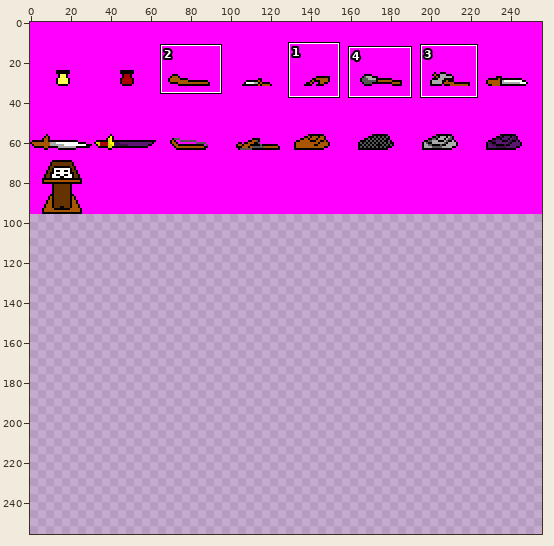
Two states of a sprite sheet, web/img/texItems.png. Above: a wide view before the commit, with the close-up outlined.
Close-up. Earlier state:
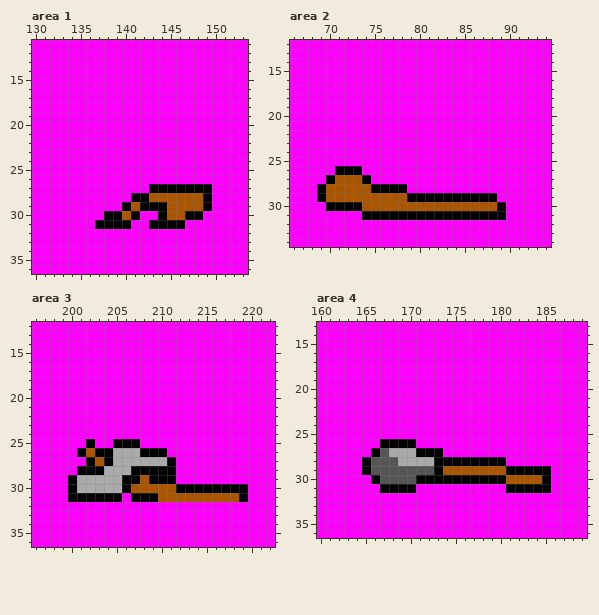
The file is 256x256 pixels. Colours within 5 levels of each other are drawn and written as one. Shown: area 1: x 130..153, y 11..36; area 2: x 66..94, y 12..34; area 3: x 196..222, y 12..36; area 4: x 160..189, y 13..36. The commit also changed other parts of the picture, which this record leaves out.
After the commit:
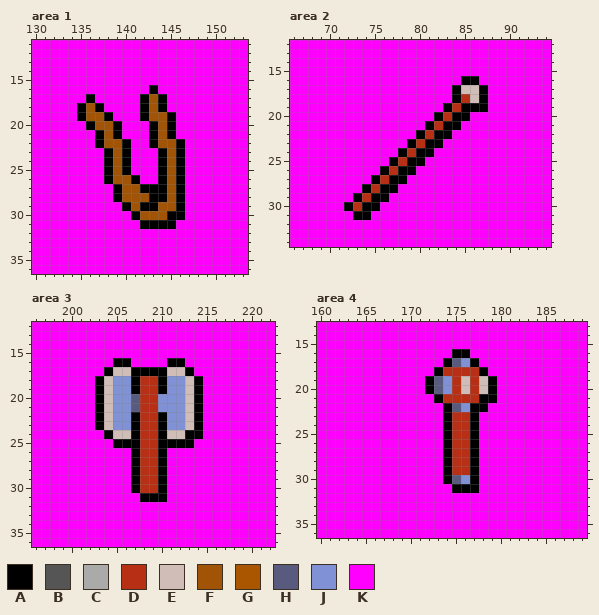
Palette (. is transparent): A #000000  B #555555  C #aaaaaa  D #b73016  E #d0bdb7  F #a25406  G #aa5500  H #585b7e  J #8091d5  K #ff00ff
Difference:
--- area 1
@@ x 130..153 @@
 15 KKKKKKKKKKKKKKKKKKKKKKKK
-16 KKKKKKKKKKKKKKKKKKKKKKKK
-17 KKKKKKKKKKKKKKKKKKKKKKKK
-18 KKKKKKKKKKKKKKKKKKKKKKKK
-19 KKKKKKKKKKKKKKKKKKKKKKKK
-20 KKKKKKKKKKKKKKKKKKKKKKKK
-21 KKKKKKKKKKKKKKKKKKKKKKKK
-22 KKKKKKKKKKKKKKKKKKKKKKKK
-23 KKKKKKKKKKKKKKKKKKKKKKKK
-24 KKKKKKKKKKKKKKKKKKKKKKKK
-25 KKKKKKKKKKKKKKKKKKKKKKKK
-26 KKKKKKKKKKKKKKKKKKKKKKKK
-27 KKKKKKKKKKKKKAAAAAAAKKKK
-28 KKKKKKKKKKKAAGGGGGGAKKKK
-29 KKKKKKKKKKAGAAAGGGGAKKKK
-30 KKKKKKKKAAGAKKAGGAAKKKKK
-31 KKKKKKKAAAAKKAAAAKKKKKKK
+16 KKKKKKKKKKKKKAKKKKKKKKKK
+17 KKKKKKAKKKKKAFAKKKKKKKKK
+18 KKKKKAFAKKKKAFAKKKKKKKKK
+19 KKKKKAFFAKKKAFFAKKKKKKKK
+20 KKKKKKAFFAKKKAFAKKKKKKKK
+21 KKKKKKKAFAKKKAFAKKKKKKKK
+22 KKKKKKKAFFAKKAFFAKKKKKKK
+23 KKKKKKKKAFAKKKAFAKKKKKKK
+24 KKKKKKKKAFAKKKAFAKKKKKKK
+25 KKKKKKKKAFAKKKAFAKKKKKKK
+26 KKKKKKKKAFFAKKAFAKKKKKKK
+27 KKKKKKKKKAFFAAAFAKKKKKKK
+28 KKKKKKKKKAFFFAAFAKKKKKKK
+29 KKKKKKKKKKAFAAFFAKKKKKKK
+30 KKKKKKKKKKKAFFFAAKKKKKKK
+31 KKKKKKKKKKKKAAAAKKKKKKKK
 32 KKKKKKKKKKKKKKKKKKKKKKKK
--- area 2
@@ x 66..94 @@
 15 KKKKKKKKKKKKKKKKKKKKKKKKKKKKK
-16 KKKKKKKKKKKKKKKKKKKKKKKKKKKKK
-17 KKKKKKKKKKKKKKKKKKKKKKKKKKKKK
-18 KKKKKKKKKKKKKKKKKKKKKKKKKKKKK
-19 KKKKKKKKKKKKKKKKKKKKKKKKKKKKK
-20 KKKKKKKKKKKKKKKKKKKKKKKKKKKKK
-21 KKKKKKKKKKKKKKKKKKKKKKKKKKKKK
-22 KKKKKKKKKKKKKKKKKKKKKKKKKKKKK
-23 KKKKKKKKKKKKKKKKKKKKKKKKKKKKK
-24 KKKKKKKKKKKKKKKKKKKKKKKKKKKKK
-25 KKKKKKKKKKKKKKKKKKKKKKKKKKKKK
-26 KKKKKAAAKKKKKKKKKKKKKKKKKKKKK
-27 KKKKAGGGAKKKKKKKKKKKKKKKKKKKK
-28 KKKAGGGGGAAAAKKKKKKKKKKKKKKKK
-29 KKKAGGGGGGGGGAAAAAAAAAAKKKKKK
-30 KKKKAAAAGGGGGGGGGGGGGGGAKKKKK
-31 KKKKKKKKAAAAAAAAAAAAAAAAKKKKK
+16 KKKKKKKKKKKKKKKKKKKAAKKKKKKKK
+17 KKKKKKKKKKKKKKKKKKAEEAKKKKKKK
+18 KKKKKKKKKKKKKKKKKKADEAKKKKKKK
+19 KKKKKKKKKKKKKKKKKADAAAKKKKKKK
+20 KKKKKKKKKKKKKKKKADAAKKKKKKKKK
+21 KKKKKKKKKKKKKKKADAAKKKKKKKKKK
+22 KKKKKKKKKKKKKKADAAKKKKKKKKKKK
+23 KKKKKKKKKKKKKADAAKKKKKKKKKKKK
+24 KKKKKKKKKKKKADAAKKKKKKKKKKKKK
+25 KKKKKKKKKKKADAAKKKKKKKKKKKKKK
+26 KKKKKKKKKKADAAKKKKKKKKKKKKKKK
+27 KKKKKKKKKADAAKKKKKKKKKKKKKKKK
+28 KKKKKKKKADAAKKKKKKKKKKKKKKKKK
+29 KKKKKKKADAAKKKKKKKKKKKKKKKKKK
+30 KKKKKKADAAKKKKKKKKKKKKKKKKKKK
+31 KKKKKKKAAKKKKKKKKKKKKKKKKKKKK
 32 KKKKKKKKKKKKKKKKKKKKKKKKKKKKK
--- area 3
@@ x 196..222 @@
 15 KKKKKKKKKKKKKKKKKKKKKKKKKKK
-16 KKKKKKKKKKKKKKKKKKKKKKKKKKK
-17 KKKKKKKKKKKKKKKKKKKKKKKKKKK
-18 KKKKKKKKKKKKKKKKKKKKKKKKKKK
-19 KKKKKKKKKKKKKKKKKKKKKKKKKKK
-20 KKKKKKKKKKKKKKKKKKKKKKKKKKK
-21 KKKKKKKKKKKKKKKKKKKKKKKKKKK
-22 KKKKKKKKKKKKKKKKKKKKKKKKKKK
-23 KKKKKKKKKKKKKKKKKKKKKKKKKKK
-24 KKKKKKKKKKKKKKKKKKKKKKKKKKK
-25 KKKKKKAKKAAAKKKKKKKKKKKKKKK
-26 KKKKKAGAACCCAAAKKKKKKKKKKKK
-27 KKKKKKAGACCCCCCAKKKKKKKKKKK
-28 KKKKKAAACCCAAAAAKKKKKKKKKKK
-29 KKKKACCCCCAAGAAAKKKKKKKKKKK
-30 KKKKACCCCCAGGGGGAAAAAAAAKKK
-31 KKKKAAAAAAKAAAGGGGGGGGGAKKK
+16 KKKKKKKKKAAKKKKAAKKKKKKKKKK
+17 KKKKKKKKAEEAAAAEEAKKKKKKKKK
+18 KKKKKKKAEJJADDAJJEAKKKKKKKK
+19 KKKKKKKAEJJADDAJJEAKKKKKKKK
+20 KKKKKKKAEJJHDDJJJEAKKKKKKKK
+21 KKKKKKKAEJJHDDJJJEAKKKKKKKK
+22 KKKKKKKAEJJADDAJJEAKKKKKKKK
+23 KKKKKKKAEJJADDAJJEAKKKKKKKK
+24 KKKKKKKKAEEADDAEEAAKKKKKKKK
+25 KKKKKKKKKAAADDAAAAKKKKKKKKK
+26 KKKKKKKKKKKADDAKKKKKKKKKKKK
+27 KKKKKKKKKKKADDAKKKKKKKKKKKK
+28 KKKKKKKKKKKADDAKKKKKKKKKKKK
+29 KKKKKKKKKKKADDAKKKKKKKKKKKK
+30 KKKKKKKKKKKADDAKKKKKKKKKKKK
+31 KKKKKKKKKKKKAAAKKKKKKKKKKKK
 32 KKKKKKKKKKKKKKKKKKKKKKKKKKK
--- area 4
@@ x 160..189 @@
 15 KKKKKKKKKKKKKKKKKKKKKKKKKKKKKK
-16 KKKKKKKKKKKKKKKKKKKKKKKKKKKKKK
-17 KKKKKKKKKKKKKKKKKKKKKKKKKKKKKK
-18 KKKKKKKKKKKKKKKKKKKKKKKKKKKKKK
-19 KKKKKKKKKKKKKKKKKKKKKKKKKKKKKK
-20 KKKKKKKKKKKKKKKKKKKKKKKKKKKKKK
-21 KKKKKKKKKKKKKKKKKKKKKKKKKKKKKK
-22 KKKKKKKKKKKKKKKKKKKKKKKKKKKKKK
-23 KKKKKKKKKKKKKKKKKKKKKKKKKKKKKK
-24 KKKKKKKKKKKKKKKKKKKKKKKKKKKKKK
-25 KKKKKKKKKKKKKKKKKKKKKKKKKKKKKK
-26 KKKKKKKAAAAKKKKKKKKKKKKKKKKKKK
-27 KKKKKKABCCCAAAKKKKKKKKKKKKKKKK
-28 KKKKKABBBCCCCAAAAAAAAKKKKKKKKK
-29 KKKKKABBBBBBBAGGGGGGGAAAAAKKKK
-30 KKKKKKABBBBAAAAAAAAAAGGGGAKKKK
-31 KKKKKKKAAAAKKKKKKKKKKAAAAAKKKK
+16 KKKKKKKKKKKKKKKAAKKKKKKKKKKKKK
+17 KKKKKKKKKKKKKKAHJAKKKKKKKKKKKK
+18 KKKKKKKKKKKKKADDDDAKKKKKKKKKKK
+19 KKKKKKKKKKKKAHJDEDEAKKKKKKKKKK
+20 KKKKKKKKKKKKAHJDEDEAKKKKKKKKKK
+21 KKKKKKKKKKKKKADDDDAAKKKKKKKKKK
+22 KKKKKKKKKKKKKKAHJAAKKKKKKKKKKK
+23 KKKKKKKKKKKKKKADDAKKKKKKKKKKKK
+24 KKKKKKKKKKKKKKADDAKKKKKKKKKKKK
+25 KKKKKKKKKKKKKKADDAKKKKKKKKKKKK
+26 KKKKKKKKKKKKKKADDAKKKKKKKKKKKK
+27 KKKKKKKKKKKKKKADDAKKKKKKKKKKKK
+28 KKKKKKKKKKKKKKADDAKKKKKKKKKKKK
+29 KKKKKKKKKKKKKKADDAKKKKKKKKKKKK
+30 KKKKKKKKKKKKKKAHJAKKKKKKKKKKKK
+31 KKKKKKKKKKKKKKKAAAKKKKKKKKKKKK
 32 KKKKKKKKKKKKKKKKKKKKKKKKKKKKKK
Pixel boxes of the changes (left, top, right, bottom) in both close-ups:
changed: (77, 85, 212, 229)
changed: (317, 76, 506, 220)
changed: (68, 358, 248, 502)
changed: (362, 349, 551, 493)
